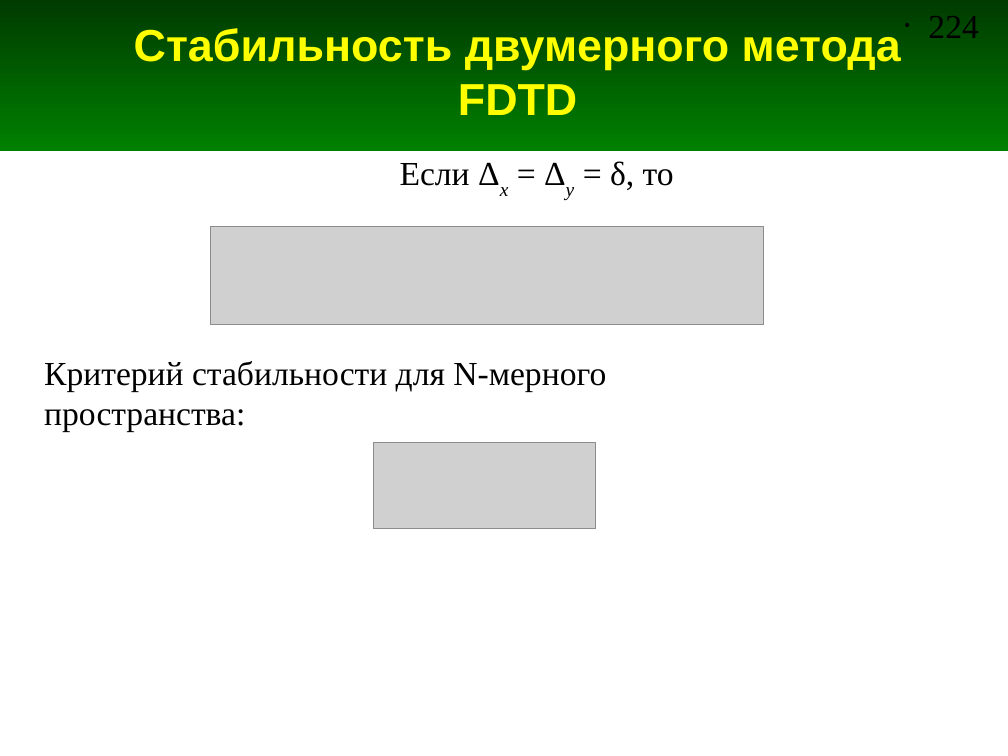
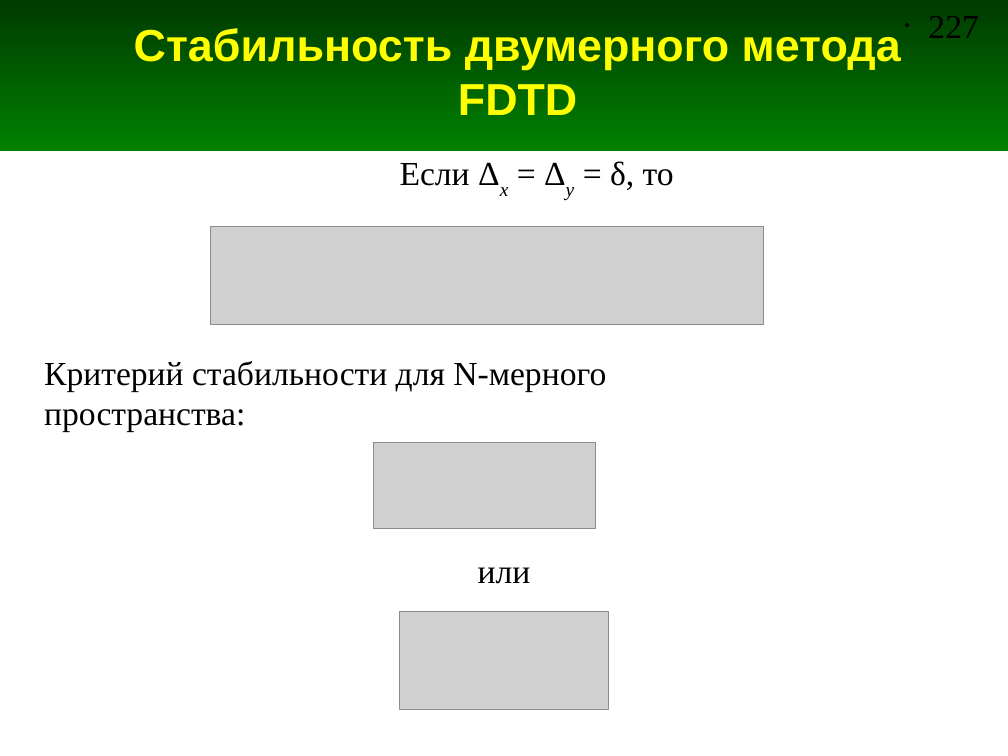
Before and after one commit to andris0147sv/modelling, a slide deck: slide 227 of presentations/2. FDTD.odp (slide 224 before the commit). Drawn at 1008x756 pixels with LibreOffice and Linux fonts; fonts in the diff are those of the drawing; grey boxes stand for pictures. Boxes give left, top, right and bottom in pixels: in the first picture for what was removed or moved away, otherwise in the second. Text is boxed around its words. In the diff, an @@ line names an element or a change of style, - is before the commit and + after.

```diff
--- a/presentations/2. FDTD.odp
+++ b/presentations/2. FDTD.odp
@@ page number at box(928, 16, 978, 38): text changed @@
-• 224
+• 227
@@ text added at box(478, 567, 531, 584), 24 pt, text #000000 @@
+или
@@ picture added at box(400, 611, 609, 710) @@
```
Also in this commit, not shown: 3 other slides changed, 3 slides added, 3 other files.
